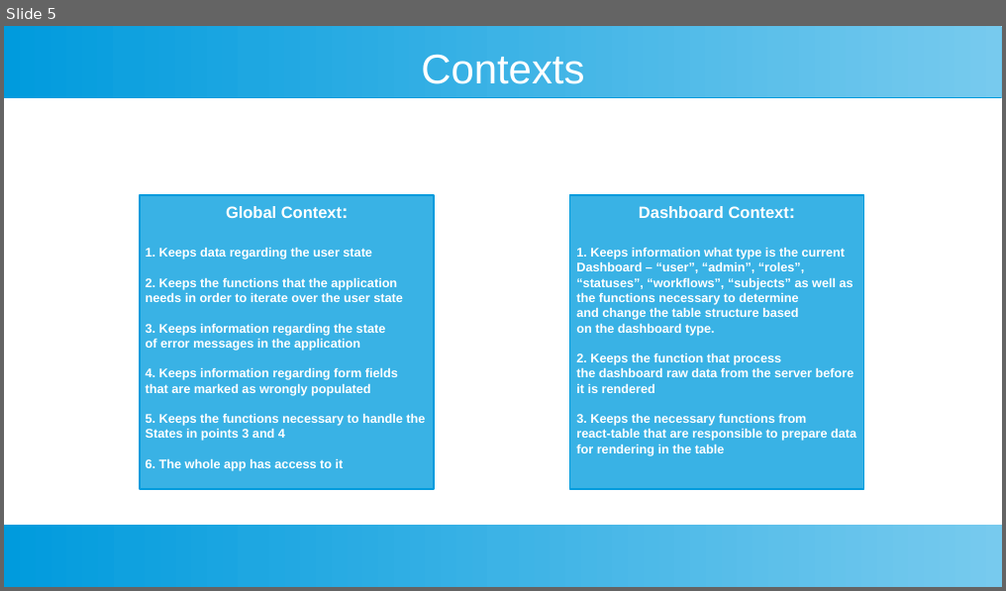
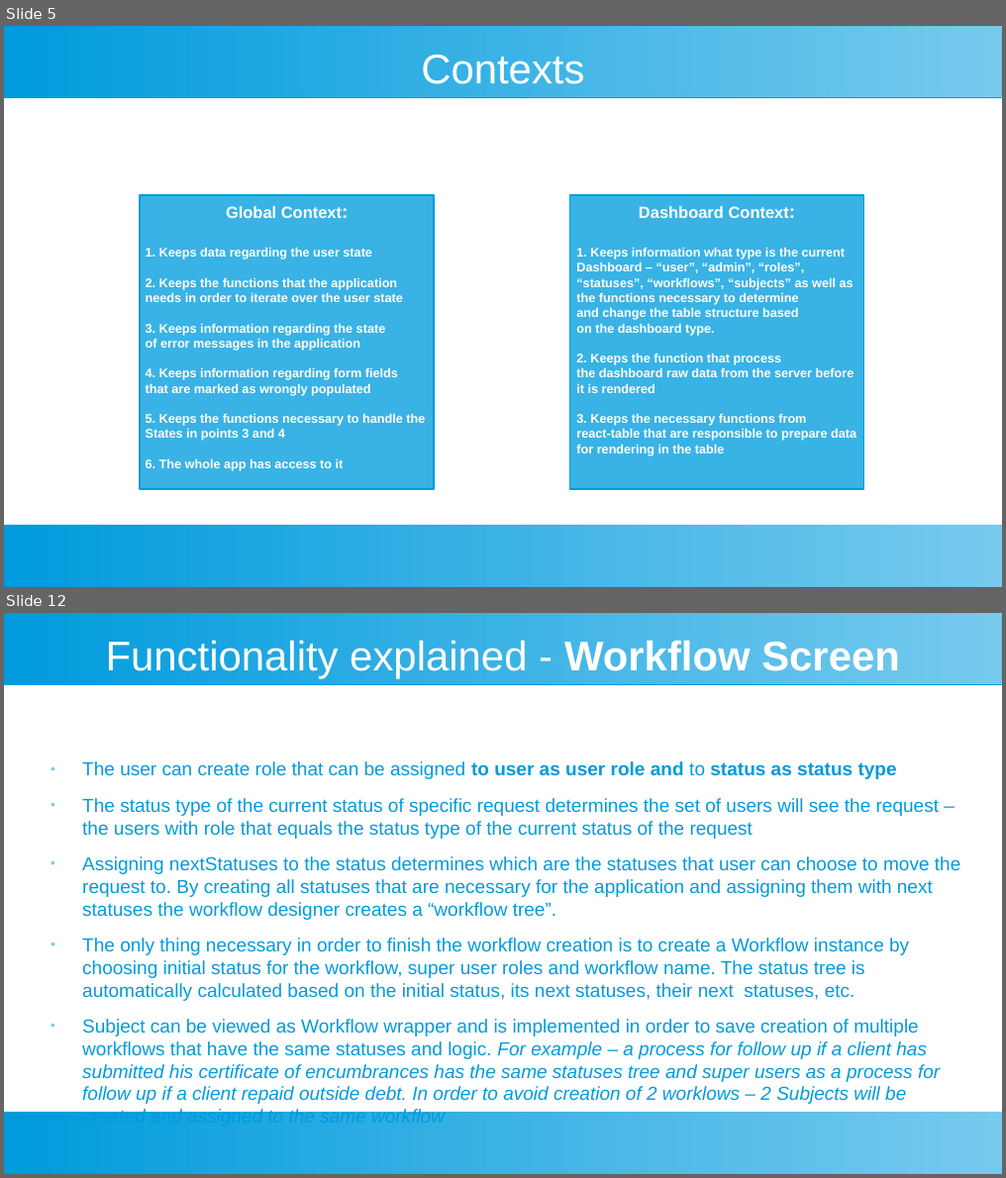
Before and after one commit to nikolaydimov83/Workflow-BPM-Front-End-Lit-HTML, a slide deck: ProjectPresentation.odp. Shown one above the other, each under a label of ours: slide 5 before the commit, slides 5 and 12 after it; the slides between them are not shown. The pictures are 1006x591 and 1006x1178 pixels, drawn with LibreOffice and Linux fonts; fonts in the diff are those of the drawing. Boxes give left, top, right and bottom in pixels: in the first picture for what was removed or moved away, otherwise in the second. Text is boxed around its words. In the diff, an @@ line names an element or a change of style, - is before the commit and + after.

```diff
--- a/ProjectPresentation.odp
+++ b/ProjectPresentation.odp
@@ slide 12 added at bbox=[4, 613, 1002, 1174], background #FFFFFF; not listed: 2 template elements that a slide beside it also shows @@
@@ title added at bbox=[106, 640, 900, 679], 33 pt, text #FFFFFF @@
+Functionality explained - Workflow Screen
@@ text added at bbox=[82, 761, 960, 1123], 15 pt, text #009BDD @@
+● The user can create role that can be assigned to user as user role and to status as status type
+● The status type of the current status of specific request determines the set of users will see the request – the users with role that equals the status type of the current status of the request
+● Assigning nextStatuses to the status determines which are the statuses that user can choose to move the request to. By creating all statuses that are necessary for the application and assigning them with next statuses the workflow designer creates a “workflow tree”.
+● The only thing necessary in order to finish the workflow creation is to create a Workflow instance by choosing initial status for the workflow, super user roles and workflow name. The status tree is automatically calculated based on the initial status, its next statuses, their next statuses, etc.
+● Subject can be viewed as Workflow wrapper and is implemented in order to save creation of multiple workflows that have the same statuses and logic. For example – a process for follow up if a client has submitted his certificate of encumbrances has the same statuses tree and super users as a process for follow up if a client repaid outside debt. In order to avoid creation of 2 worklows – 2 Subjects will be created and assigned to the same workflow
```
Also in this commit, not shown: 10 slides changed, 1 other slide added.
